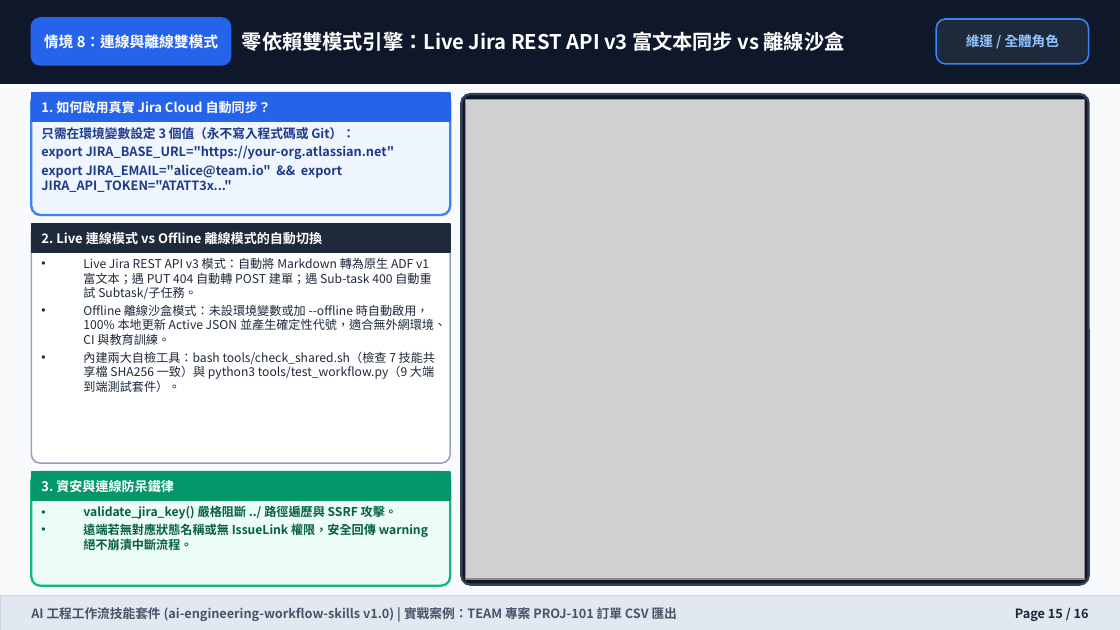
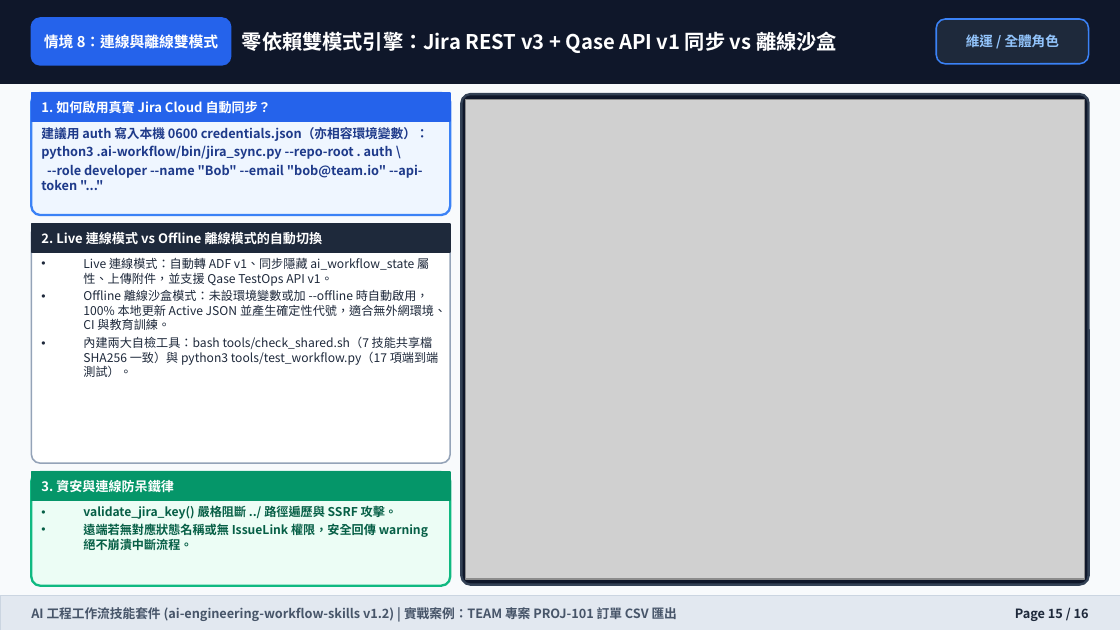
Before and after one commit to wilsonliu123/ai-engineering-workflow-skills, a slide deck: slide 15 of docs/training-manual.pptx. Drawn at 1120x630 pixels with LibreOffice and Linux fonts; fonts in the diff are those of the drawing; grey boxes stand for pictures. Boxes give left, top, right and bottom in pixels: in the first picture for what was removed or moved away, otherwise in the second. Text is boxed around its words. In the diff, an @@ line names an element or a change of style, - is before the commit and + after.

Commit message:
docs: update changelog, README, and training manuals for v1.2.0
- Record v1.1.0 and v1.2.0 release milestones in CHANGELOG.md to capture
  multi-member role pools, bidirectional Jira reconciliation, Qase and
  media sync, QA report mode, living HTML manuals, and run-workflow.
- Refresh README.md and all training manual deliverables (MD, HTML, PDF,
  DOCX, PPTX) so onboarding and operational guides match current v1.2
  skill modes, CLI flags, and governance rules.

```diff
--- a/docs/training-manual.pptx
+++ b/docs/training-manual.pptx
@@ text at (242, 31, 837, 53): text changed @@
-零依賴雙模式引擎：Live Jira REST API v3 富文本同步 vs 離線沙盒
+零依賴雙模式引擎：Jira REST v3 + Qase API v1 同步 vs 離線沙盒
@@ text at (41, 124, 429, 190): text changed @@
-只需在環境變數設定 3 個值（永不寫入程式碼或 Git）：
-export JIRA_BASE_URL="https://your-org.atlassian.net"
-export JIRA_EMAIL="alice@team.io" && export JIRA_API_TOKEN="ATATT3x..."
+建議用 auth 寫入本機 0600 credentials.json（亦相容環境變數）：
+python3 .ai-workflow/bin/jira_sync.py --repo-root . auth \
+--role developer --name "Bob" --email "bob@team.io" --api-token "..."
@@ text at (83, 256, 429, 286): text changed @@
-• Live Jira REST API v3 模式：自動將 Markdown 轉為原生 ADF v1 富文本；遇 PUT 404 自動轉 POST 建單；遇 Sub-task 400 自動重試 Subtask/子任務。
+• Live 連線模式：自動轉 ADF v1、同步隱藏 ai_workflow_state 屬性、上傳附件，並支援 Qase TestOps API v1。
@@ text at (83, 337, 439, 377): text changed @@
-• 內建兩大自檢工具：bash tools/check_shared.sh（檢查 7 技能共享檔 SHA256 一致）與 python3 tools/test_workflow.py（9 大端到端測試套件）。
+• 內建兩大自檢工具：bash tools/check_shared.sh（7 技能共享檔 SHA256 一致）與 python3 tools/test_workflow.py（17 項端到端測試）。
@@ text at (31, 604, 677, 621): text changed @@
-AI 工程工作流技能套件 (ai-engineering-workflow-skills v1.0) | 實戰案例：TEAM 專案 PROJ-101 訂單 CSV 匯出
+AI 工程工作流技能套件 (ai-engineering-workflow-skills v1.2) | 實戰案例：TEAM 專案 PROJ-101 訂單 CSV 匯出
```
Also in this commit, not shown: 15 other slides changed, 6 other files.
